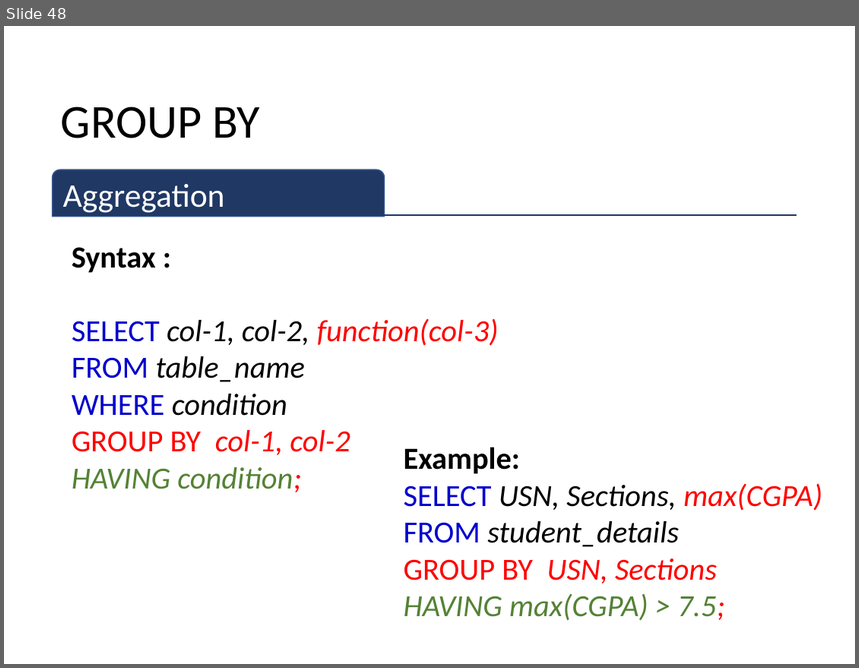
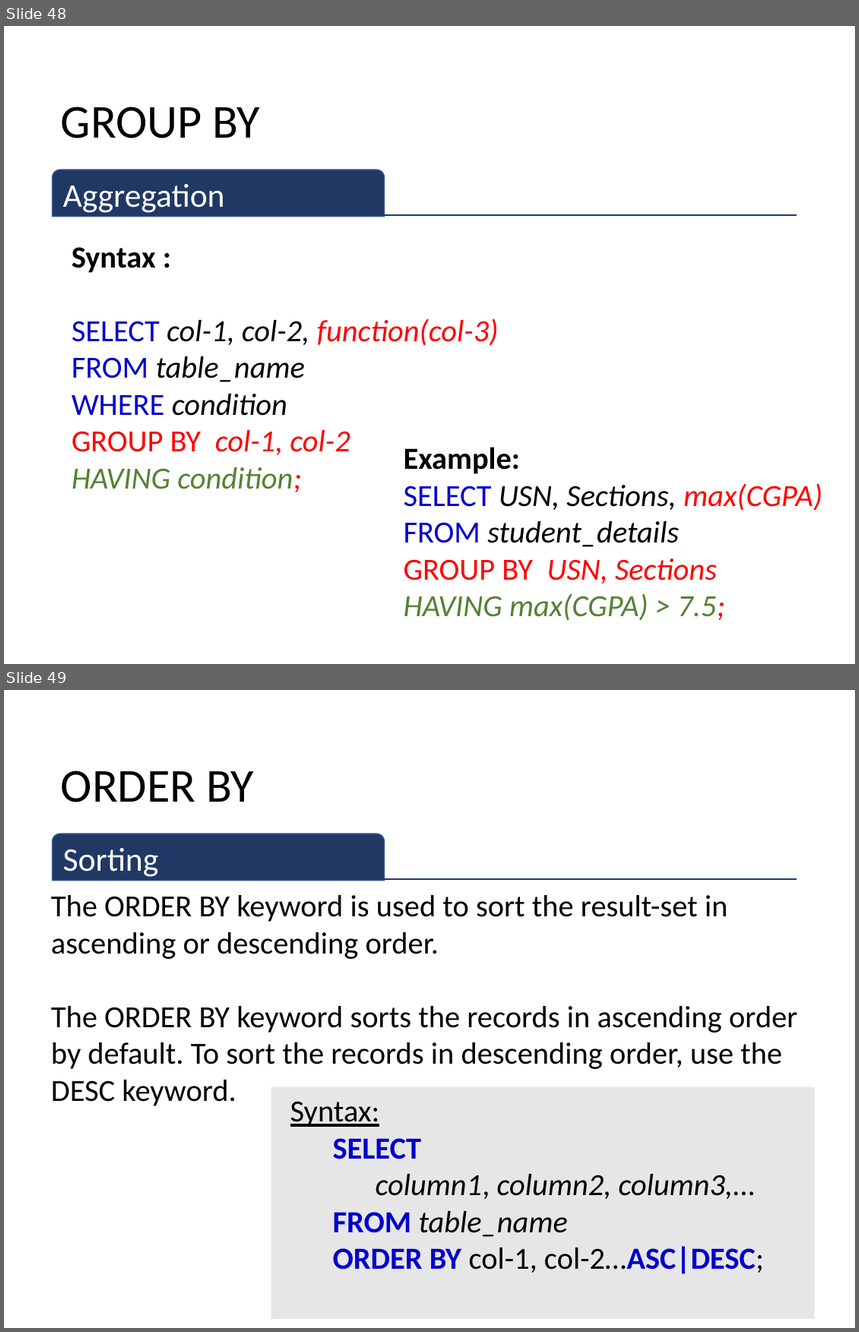
Before and after one commit to sitmbadept/sitmbadept.github.io, a slide deck: 2023/UNIT_2/WIP/UNIT-2-PART-1.pptx. Shown one above the other, each under a label of ours: slide 48 before the commit, slides 48 and 49 after it. The pictures are 859x668 and 859x1332 pixels, drawn with LibreOffice and Linux fonts; fonts in the diff are those of the drawing. Boxes give left, top, right and bottom in pixels: in the first picture for what was removed or moved away, otherwise in the second. Text is boxed around its words. In the diff, an @@ line names an element or a change of style, - is before the commit and + after.

```diff
--- a/2023/UNIT_2/WIP/UNIT-2-PART-1.pptx
+++ b/2023/UNIT_2/WIP/UNIT-2-PART-1.pptx
@@ slide 49 added at bbox=[4, 690, 855, 1328], background #FFFFFF @@
@@ title added at bbox=[61, 771, 253, 802], 40 pt, text #000000 @@
+ORDER BY
@@ round same rect added at bbox=[53, 834, 385, 881], fill #203864, outline #325491 1 pt, 28 pt, text #FFFFFF @@
+Sorting
@@ line added from (53, 880) to (797, 880), #203864 1.5 pt @@
@@ text added at bbox=[51, 895, 797, 1106], 26 pt, text #000000 @@
+The ORDER BY keyword is used to sort the result-set in ascending or descending order.
+The ORDER BY keyword sorts the records in ascending order by default. To sort the records in descending order, use the DESC keyword.
@@ rectangle added at bbox=[272, 1087, 815, 1320], fill #E7E6E6, 26 pt, text #000000 @@
+Syntax:
+SELECT
+column1, column2, column3,...
+FROM table_name
+ORDER BY col-1, col-2…ASC|DESC;
```
Also in this commit, not shown: 4 other slides added, 1 other file.
